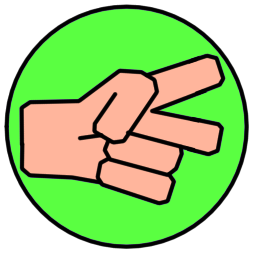
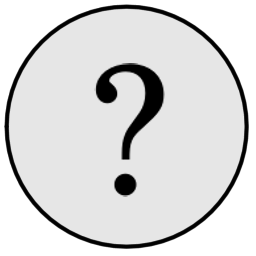
Before/after of a 256px x 256px layered artwork. What changed in the layer stack:
added group "None" with 3 layers above "Rock" over (8, 8, 245, 245)
added layer "Vector Layer 1" in group "None" over (88, 30, 216, 222)
added layer "Copy of Ring" (1st of 2, in "None") in group "None" over (8, 8, 245, 245)
added layer "Copy of BG" (1st of 2, in "None") in group "None" over (8, 8, 245, 245)
hid group "Scissor" (1st of 2) (4 layers) over (8, 8, 245, 245)
